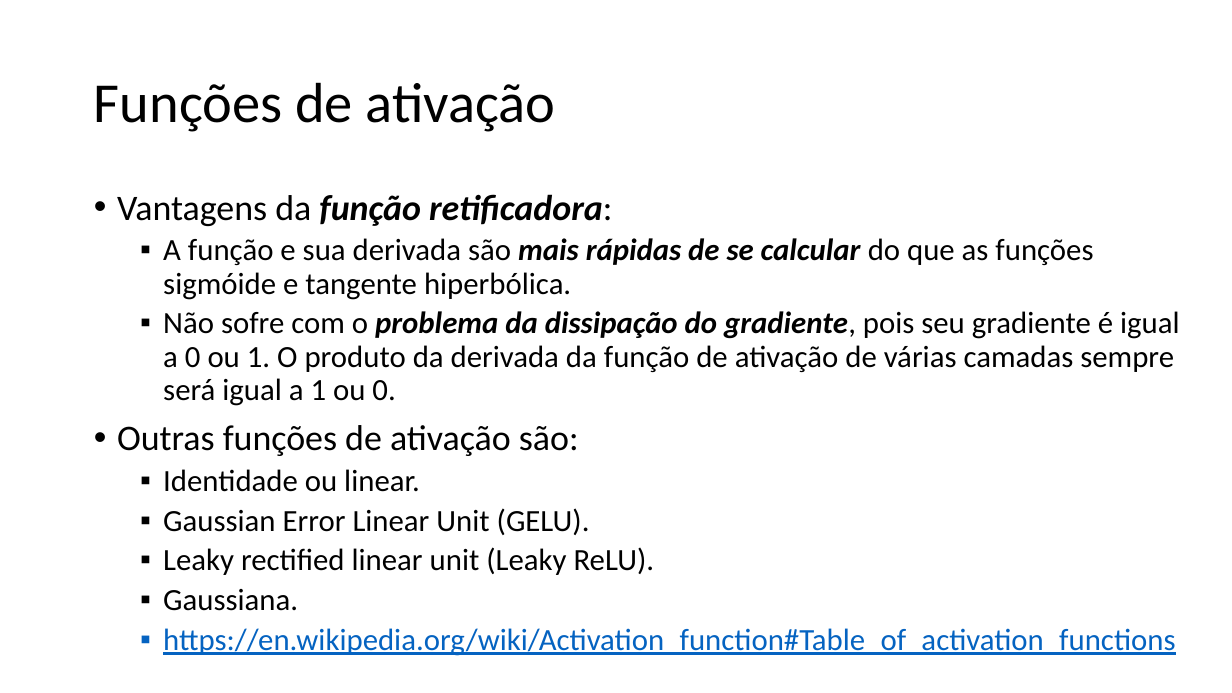
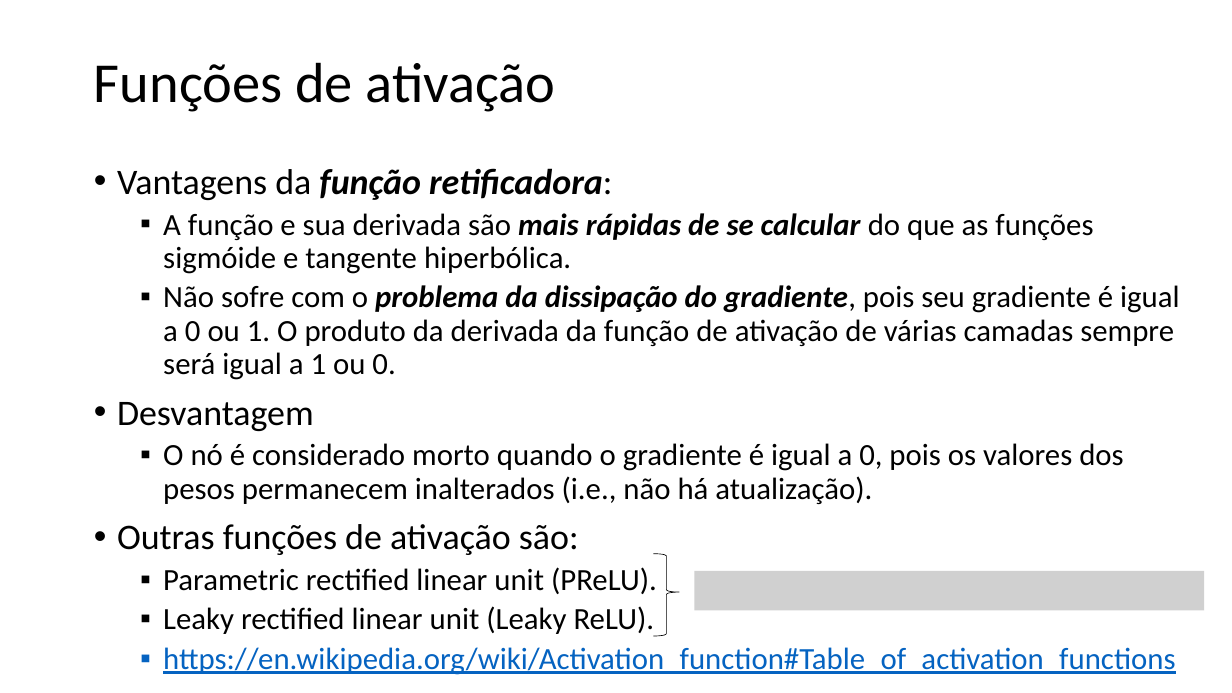
Before and after one commit to zz4fap/t320_aprendizado_de_maquina, a slide deck: slide 15 of slides/T320_Redes_Neurais_Artificiais (Parte II).pptx (slide 17 before the commit). Drawn at 1232x693 pixels with LibreOffice and Linux fonts; fonts in the diff are those of the drawing; grey boxes stand for pictures. Boxes give left, top, right and bottom in pixels: in the first picture for what was removed or moved away, otherwise in the second. Text is boxed around its words. In the diff, an @@ line names an element or a change of style, - is before the commit and + after.

```diff
--- a/slides/T320_Redes_Neurais_Artificiais (Parte II).pptx
+++ b/slides/T320_Redes_Neurais_Artificiais (Parte II).pptx
@@ title "Funções de ativação": place and size @@
-title "Funções de ativação" at <box>94,82,556,132</box>
+title "Funções de ativação" at <box>94,62,556,112</box>
@@ text "Vantagens da função retificadora:": place and size @@
-text "Vantagens da função retificadora:" at <box>117,194,1180,656</box>
+text "Vantagens da função retificadora:" at <box>117,168,1180,675</box>
@@ text at <box>117,402,1123,504</box>: paragraphs added @@
+• Desvantagem
+  ▪ O nó é considerado morto quando o gradiente é igual a 0, pois os valores dos pesos permanecem inalterados (i.e., não há atualização).
@@ text at <box>163,567,657,594</box>: text changed @@
-  ▪ Identidade ou linear.
-  ▪ Gaussian Error Linear Unit (GELU).
+  ▪ Parametric rectified linear unit (PReLU).
@@ right brace added at <box>653,554,679,636</box>, outline #000000 0.5 pt @@
@@ text at <box>163,589,298,611</box>: paragraph removed @@
-  ▪ Gaussiana.
@@ picture added at <box>695,571,1205,611</box> @@
```
Also in this commit, not shown: 5 other slides changed, 1 slide added, 1 slide removed, 2 other files.
